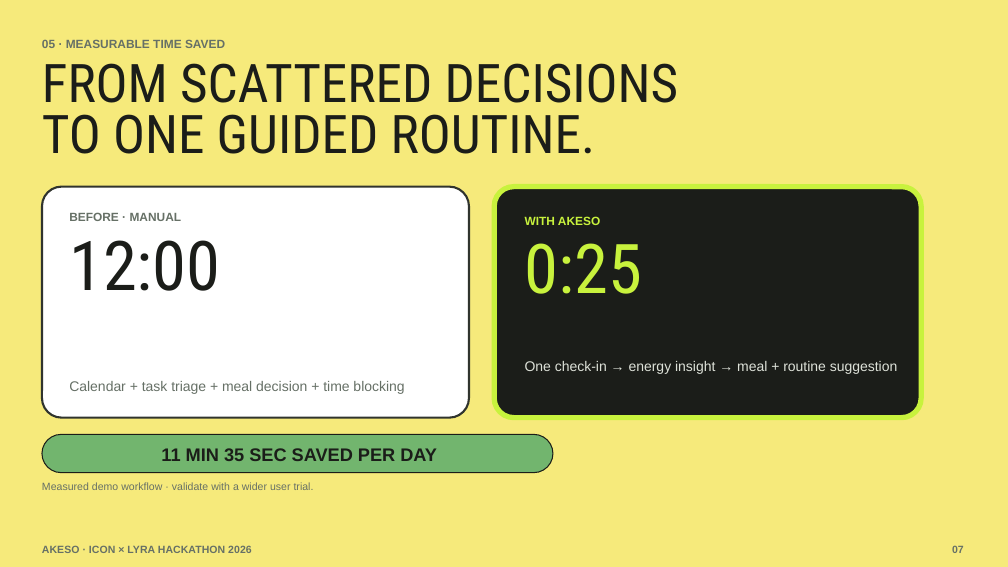
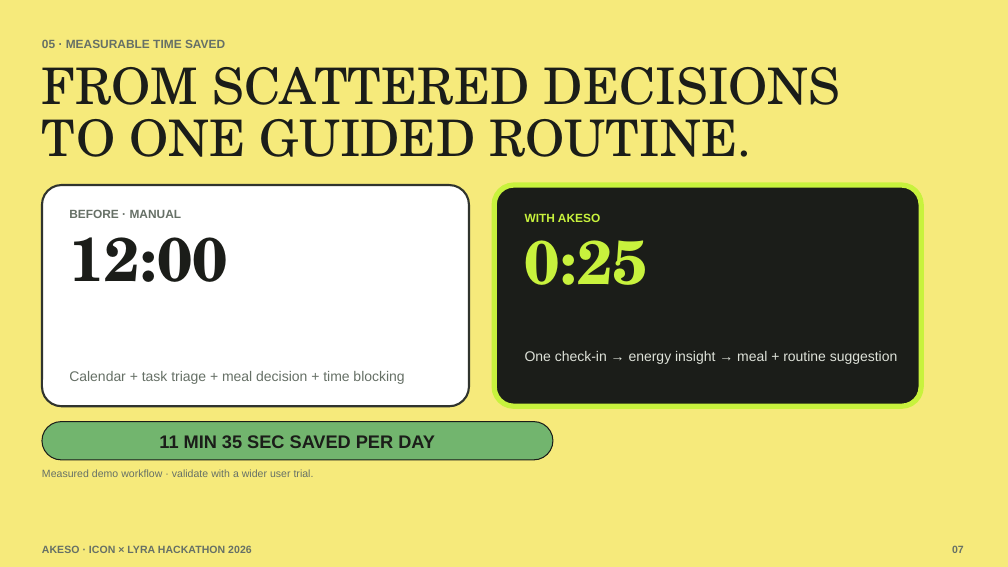
Before and after one commit to EdwinjJ1/akeso, a slide deck: slide 8 of pitch/Akeso-ICON-Lyra-Pitch-Revised.pptx. Drawn at 1008x567 pixels with LibreOffice and Linux fonts; fonts in the diff are those of the drawing. Boxes give left, top, right and bottom in pixels: in the first picture for what was removed or moved away, otherwise in the second. Text is boxed around its words. In the diff, an @@ line names an element or a change of style, - is before the commit and + after.

```diff
--- a/pitch/Akeso-ICON-Lyra-Pitch-Revised.pptx
+++ b/pitch/Akeso-ICON-Lyra-Pitch-Revised.pptx
@@ text "FROM SCATTERED DECISIONS" at (42,67,841,157): size 38 to 36 pt, font Roboto Condensed to TeX Gyre Schola; line spacing 36.5pt to 37.4pt @@
@@ rounded rectangle: place and size @@
-rounded rectangle at (42,186,470,417)
+rounded rectangle at (42,185,470,406)
@@ rounded rectangle at (42,185,470,406): proportions changed @@
@@ rounded rectangle at (494,185,921,406): proportions changed @@
@@ rounded rectangle: place and size @@
-rounded rectangle at (494,186,921,417)
+rounded rectangle at (494,185,921,406)
@@ text "12:00" at (69,237,228,282): size 49 to 44 pt, font Roboto Condensed to TeX Gyre Schola, bold on; line spacing 49pt to 44pt @@
@@ text "0:25" at (525,240,648,285): size 49 to 44 pt, font Roboto Condensed to TeX Gyre Schola, bold on; line spacing 49pt to 44pt @@
@@ text "One check-in → energy insight ...": place and size @@
-text "One check-in → energy insight ..." at (525,361,898,374)
+text "One check-in → energy insight ..." at (525,351,898,364)
@@ text "Calendar + task triage + ...": place and size @@
-text "Calendar + task triage + ..." at (69,381,404,394)
+text "Calendar + task triage + ..." at (69,371,404,384)
@@ rounded rectangle: place and size @@
-rounded rectangle at (42,434,553,473)
+rounded rectangle at (42,421,553,460)
@@ text "11 MIN 35 SEC SAVED ...": place and size @@
-text "11 MIN 35 SEC SAVED ..." at (161,448,437,461)
+text "11 MIN 35 SEC SAVED ..." at (159,435,435,448)
@@ text "Measured demo workflow · validate ...": place and size @@
-text "Measured demo workflow · validate ..." at (42,482,314,490)
+text "Measured demo workflow · validate ..." at (42,469,314,477)
```
Also in this commit, not shown: 9 other slides changed, 1 slide added, 2 other files.
